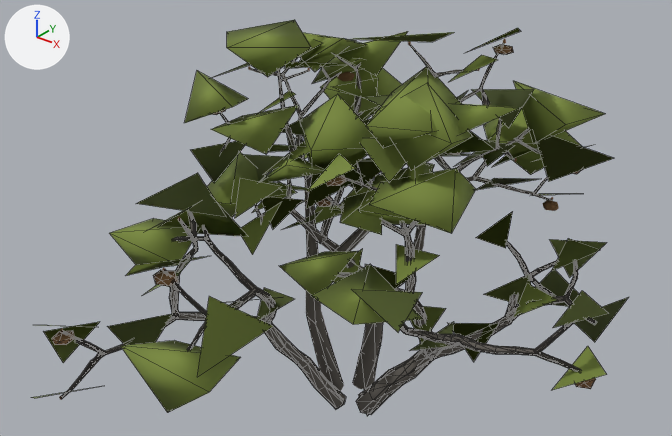
One commit to the glTF model assets/models/scrub_oak_3.glb: the scene before it, then after it.
Camera for both pictures: a 50 mm lens placed at (4.21, -5.49, 5.04), pointed at (0.2, -0.47, 1.93). Lighting does not change. The marker at upper left points along +X, +Y and +Z. The picture after the commit comes second. Mesh edges are drawn as thin lines on the coarser meshes. Where no turn or scale is listed for an object, it has been applied to the vertices.

In view in the first picture: 'ScrubOak_LOD_Far_Bark', 'ScrubOak_LOD_Far_Foliage', 'ScrubOak_LimbWood_0', 'ScrubOak_LimbWood_1', 'ScrubOak_LimbWood_2', 'ScrubOak_LimbWood_3' and 8 more.
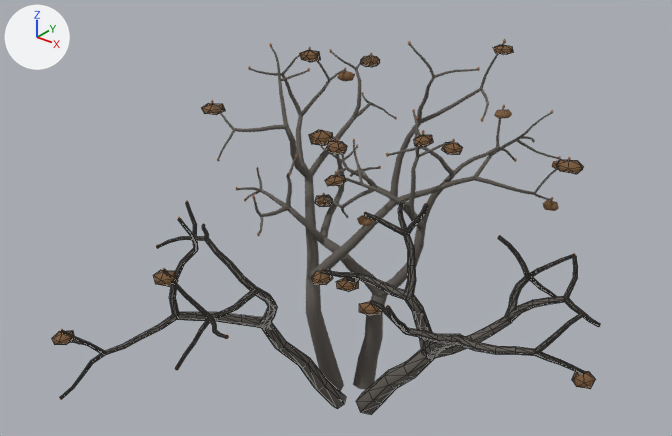
Where the change shows, as pixel boxes [x1, y1, x2, y2] in the pictures (672 x 436 px):
'ScrubOak_LOD_Far_Foliage', deleted (green): before [32, 20, 629, 413]
'ScrubOak_LOD_Far_Bark', deleted: before [69, 55, 578, 416]
'ScrubOak_LimbWood_1', unchanged, uncovered by the edit: before [255, 119, 515, 389]; after [238, 107, 515, 389]

Diff of the bpy script that builds the scene:
```diff
--- a/assets/models/scrub_oak_3.glb.py
+++ b/assets/models/scrub_oak_3.glb.py
@@ ob_scruboak_lod_far_bark @@
-ob_scruboak_lod_far_bark = bpy.data.objects.new('ScrubOak_LOD_Far_Bark', me_scruboak_lod_far_bark)
-ob_scruboak_lod_far_bark.location = (0.0, 0.0, 0.0)
@@ ob_scruboak_lod_far_foliage @@
-ob_scruboak_lod_far_foliage = bpy.data.objects.new('ScrubOak_LOD_Far_Foliage', me_scruboak_lod_far_foliage)
-ob_scruboak_lod_far_foliage.location = (0.0, 0.0, 0.0)
```
